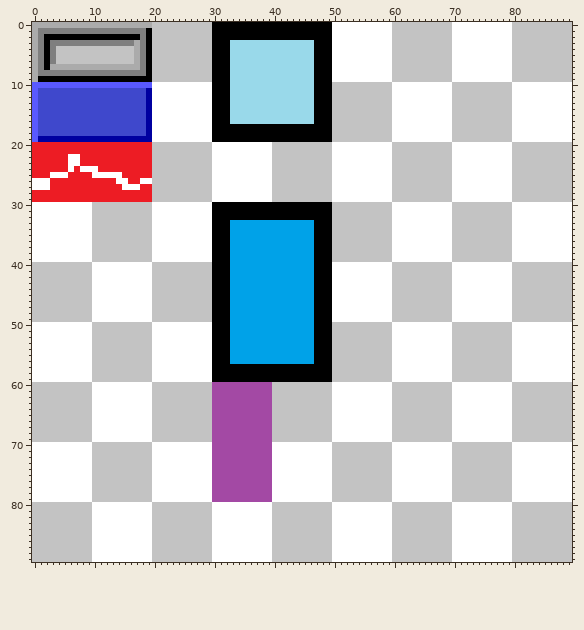
Sprite sheet, stored at assets/tile-sprites.png. This is how it looked before the edit.
The file is 90x90 pixels.
After:
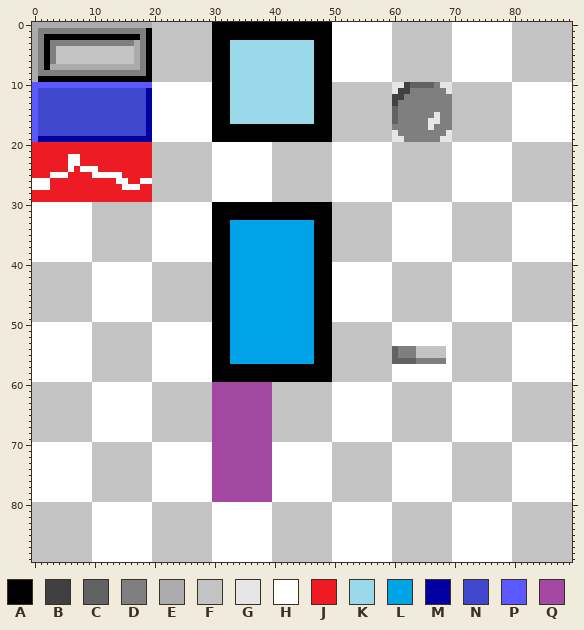
Palette (. is transparent): A #000000  B #404040  C #626262  D #7f7f7f  E #ababab  F #c3c3c3  G #e6e6e6  H #ffffff  J #ed1c24  K #99d9ea  L #00a2e8  M #0000a0  N #3f48cc  P #5959ff  Q #a349a4
Commit: Use sprite for ball
What changed:
@@ x 58..71 @@
  9 HHFFFFFFFFFFHH
-10 FFHHHHHHHHHHFF
-11 FFHHHHHHHHHHFF
-12 FFHHHHHHHHHHFF
-13 FFHHHHHHHHHHFF
-14 FFHHHHHHHHHHFF
-15 FFHHHHHHHHHHFF
-16 FFHHHHHHHHHHFF
-17 FFHHHHHHHHHHFF
-18 FFHHHHHHHHHHFF
-19 FFHHHHHHHHHHFF
+10 FFGGBCCCCDGGFF
+11 FFGBBDDDDDDGFF
+12 FFBBDDDDDDDDFF
+13 FFBDDDDDDDDDFF
+14 FFCDDDDDDDDDFF
+15 FFCDDDDDDGDDFF
+16 FFCDDDDDGGDDFF
+17 FFDDDDDDGDDDFF
+18 FFGDDDDDDDDGFF
+19 FFGGDDDDDDGGFF
 20 HHFFFFFFFFFFHH
@@ x 58..70 @@
 53 FFHHHHHHHHHHF
-54 FFHHHHHHHHHHF
-55 FFHHHHHHHHHHF
-56 FFHHHHHHHHHHF
+54 FFCDDDFFFFFHF
+55 FFCDDDFFFFFHF
+56 FFCCCCDDDDDHF
 57 FFHHHHHHHHHHF
Where, in picture pixels (left, top, right, bottom), the same in both pictures:
changed: (392, 82, 452, 142)
changed: (392, 346, 446, 364)
